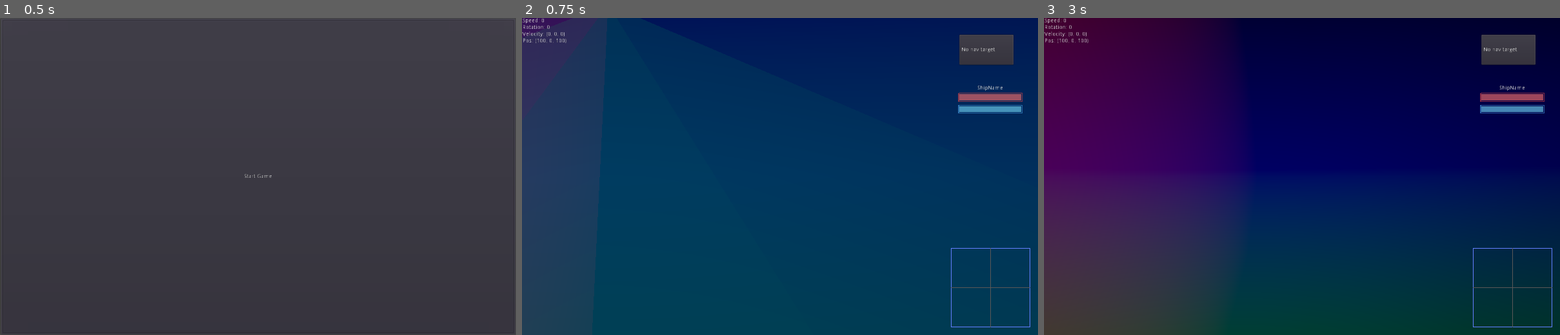
Above: before the commit, frames 1-3 (left to right).
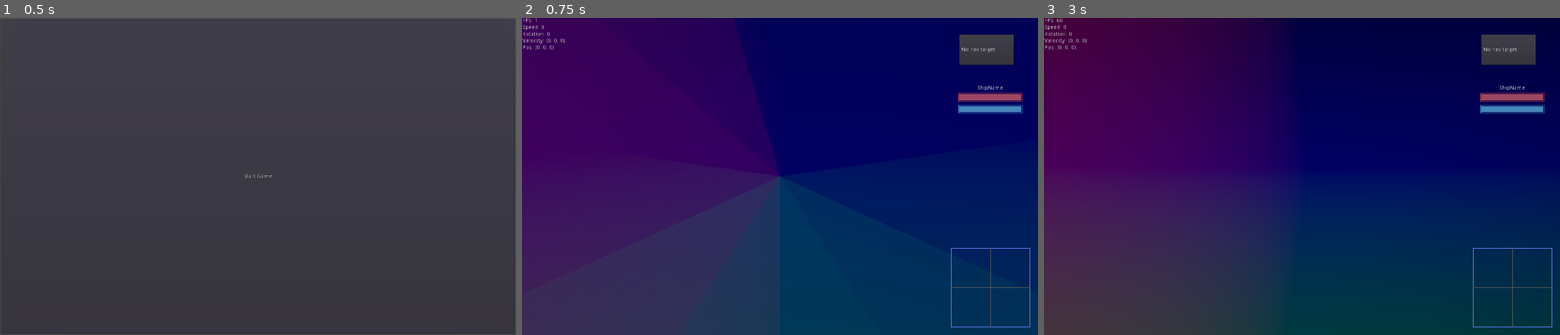
Above: after the commit, the same moments.

Repository: wraitii/WindRider
Game: Godot game, scene res://source/gui/MainMenu.tscn
The game is run twice, just before and just after one commit, with the same random seed, the same clock (stepped at 60 frames per second) and the same inputs.
Inputs:
- Up to frame 1 (0.5 s): no input
- Up to frame 2 (0.75 s): click "Start Game" at 0.5 s
- Up to frame 3 (3 s): tap Enter (ship_dock) at 1.25, 2.1 s; hold Right (ship_rotate_right) 1.28-2.03 s; tap Space (ship_fire, bound only after the commit) at 1.35, 2.3 s; tap Escape (ship_reset_systems) at 2, 2.75 s; hold Down (ship_reverse) 2.03-2.78 s; hold Right (ship_rotate_right) from 2.78 s (still down); tap C (switch_camera) at 2.85 s

Frame 1 is identical in both runs. In frame 2, 76% of the frame differs, in the area x 0-100%, y 0-100%; in frame 3, 7.2%.
Error in both runs: Unable to iterate on object of type 'Nil'. (res://source/game/Galaxy.gd:10)

Commit message:
Early projectile system. Collisions are giving me trouble because they are indeed 3D…

Diff:
--- a/project.godot
+++ b/project.godot
@@ -81,6 +81,11 @@
 "events": [ Object(InputEventKey,"resource_local_to_scene":false,"resource_name":"","device":0,"alt":false,"shift":false,"control":false,"meta":false,"command":false,"pressed":false,"scancode":16777217,"unicode":0,"echo":false,"script":null)
  ]
 }
+ship_fire={
+"deadzone": 0.5,
+"events": [ Object(InputEventKey,"resource_local_to_scene":false,"resource_name":"","device":0,"alt":false,"shift":false,"control":false,"meta":false,"command":false,"pressed":false,"scancode":32,"unicode":0,"echo":false,"script":null)
+ ]
+}
 
 [layer_names]
 
@@ -90,6 +95,7 @@
 
 3d/physics_engine="Bullet"
 3d/default_gravity=0.0
+3d/default_linear_damp=0.0
 3d/default_angular_damp=1.0
 
 [rendering]
--- a/source/Core.gd
+++ b/source/Core.gd
@@ -5,6 +5,7 @@
 const ComponentDataMgr = preload('game/ComponentDataMgr.gd')
 const ShipDataManager = preload('game/ShipDataManager.gd')
 const LandableDataMgr = preload('game/LandableDataMgr.gd')
+const ProjectileDataMgr = preload('game/ProjectileDataMgr.gd')
 
 const GameStatus = preload('game/GameStatus.gd')
 const OutsideWorldSim = preload('game/OutsideWorldSimulator.gd')
@@ -18,6 +19,7 @@
 var galaxy = Galaxy.new()
 var shipsData = ShipDataManager.new()
 var componentsData = ComponentDataMgr.new()
+var projectilesData = ProjectileDataMgr.new()
 var landablesData = LandableDataMgr.new()
 var gameState = GameStatus.new()
 var outsideWorldSim = OutsideWorldSim.new()
@@ -33,7 +35,11 @@
 	gameState.player.setCurrentShip(gameState.playerShip)
 	get_node('/root').add_child(gameState.player)
 
-	gameState.playerShip.teleport('Sol', Vector2(100, 100))
+	gameState.playerShip.teleport('Sol', Vector2(0, 0))
+
+	var otherShip = Ship.instance()
+	otherShip.init('Cycles')
+	otherShip.teleport('Sol', Vector2(0, -50))
 
 func unload_scene():
 	## May happen at the Start
--- a/source/game/CommandManager.gd
+++ b/source/game/CommandManager.gd
@@ -6,10 +6,7 @@
 	pass
 
 func _physics_process(delta):
-
-	var playerCommands = get_node('InGameInput').parse_input()
-	if playerCommands:
-		commands += playerCommands
+	commands += Core.gameState.player.moveCommandProcess()
 
 	for command in commands:
 		var ship = command[0]
--- a/source/game/Component.gd
+++ b/source/game/Component.gd
@@ -1,4 +1,4 @@
-extends Node
+extends Spatial
 
 ## Component
 ## Meta-class for ship components
--- a/source/game/ComponentDataMgr.gd
+++ b/source/game/ComponentDataMgr.gd
@@ -1,33 +1,7 @@
-extends Node
+extends "res://source/lib/DataMgr.gd"
 
-var compData = {} setget __nos, __nog
-
-func _init():
-	var path = 'res://data/ship_components/'
-	var files = IO.list_dir(path, '.json')
-	for f in files:
-		_load_component(path + f)
-
-func _load_component(path):
-	var data = IO.read_json(path)
-
-	if !("name" in data):
-		print("Error: component has no name: " + path)
-		return
-
-	if data['name'] in compData:
-		print('Error: Component name ' + data['name'] + ' already exists.' + path);
-		return
-
-	compData[data['name']] = data
-
-func __nos(a):
-	pass
-func __nog():
+func _init().('Component', 'res://data/ship_components/'):
 	pass
 
-func get(s):
-	if !(s in compData):
-		print("Component data for " + s + " not found")
-		return null
-	return compData[s]
+func _validation(data):
+	return true
--- a/source/game/InGameInput.gd
+++ /dev/null
@@ -1,26 +0,0 @@
-extends Node
-
-func parse_input():
-	var commands = []
-
-	var player = Core.gameState.player
-	if !player:
-		return
-
-	var ship = player.get_current_ship()
-	if !ship:
-		return
-
-	if Input.is_action_pressed("ship_thrust"):
-		commands.push_back('thrust')
-	if Input.is_action_pressed('ship_reverse'):
-		commands.push_back('reverse')
-	elif Input.is_action_pressed('ship_rotate_left'):
-		commands.push_back('rotate_left')
-	elif Input.is_action_pressed('ship_rotate_right'):
-		commands.push_back('rotate_right')
-
-	var ret = []
-	for comm in commands:
-		ret.push_back([ship, comm])
-	return ret
--- a/source/game/OutsideWorldSimulator.gd
+++ b/source/game/OutsideWorldSimulator.gd
@@ -67,9 +67,14 @@
 		if _shipIDsInSystem[from].empty():
 			_shipIDsInSystem.erase(from)
 
-	if shipID == Core.gameState.playerShipID:
-		# so here we would simulate time passing.
-		ship(shipID)._do_unjump()
+	var ship = ship(shipID);
+	if ship.hyperNavigating.method == Enums.HYPERNAVMETHOD.TELEPORTING:
+		ship._do_unjump()
+		return;
+
+	#if shipID == Core.gameState.playerShipID:
+	#	# so here we would simulate time passing.
+	#	ship(shipID)._do_unjump()
 
 func ship_undocked(shipID, at):
 	assert(shipID in _ships)
--- a/source/game/Player.gd
+++ b/source/game/Player.gd
@@ -12,6 +12,26 @@
 	if Input.is_action_just_released('ship_reset_systems'):
 		ship.dockingProcedure = null;
 		ship.navSystem.reset()
+
+	if Input.is_action_just_pressed('ship_fire'):
+		ship.start_firing();
+	elif Input.is_action_just_released('ship_fire'):
+		ship.stop_firing();
+
+func moveCommandProcess():
+	var commands = []
+	if Input.is_action_pressed("ship_thrust"):
+		commands.push_back('thrust')
+	if Input.is_action_pressed('ship_reverse'):
+		commands.push_back('reverse')
+	elif Input.is_action_pressed('ship_rotate_left'):
+		commands.push_back('rotate_left')
+	elif Input.is_action_pressed('ship_rotate_right'):
+		commands.push_back('rotate_right')
+	var ret = []
+	for c in commands:
+		ret.push_back([ship, c])
+	return ret;
 
 func setCurrentShip(s):
 	ship = s;
--- /dev/null
+++ b/source/game/Projectile.gd
@@ -0,0 +1,18 @@
+extends RigidBody
+
+var data;
+
+var lifetime = 0.0;
+
+func init(d):
+	data = d;
+	lifetime = 0.0;
+	get_node('Area').connect('body_entered', self, '_collide')
+
+func _physics_process(delta):
+	lifetime += delta
+	if lifetime >= data['lifetime']:
+		NodeHelpers.queue_delete(self)
+
+func _collide(body):
+	pass
--- /dev/null
+++ b/source/game/Projectile.tscn
@@ -0,0 +1,24 @@
+[gd_scene load_steps=3 format=2]
+
+[ext_resource path="res://source/game/Projectile.gd" type="Script" id=1]
+
+[sub_resource type="SphereShape" id=1]
+
+radius = 0.5
+
+[node name="Projectile" type="RigidBody"]
+input_ray_pickable = false
+collision_layer = 0
+collision_mask = 0
+linear_damp = 0.0
+script = ExtResource( 1 )
+
+[node name="CSGSphere" type="CSGSphere" parent="."]
+radius = 0.5
+radial_segments = 8
+rings = 4
+
+[node name="Area" type="Area" parent="."]
+
+[node name="CollisionShape" type="CollisionShape" parent="Area"]
+shape = SubResource( 1 )
--- /dev/null
+++ b/source/game/ProjectileDataMgr.gd
@@ -0,0 +1,10 @@
+extends "res://source/lib/DataMgr.gd"
+
+func _init().('Projectile', 'res://data/projectiles/'):
+	pass
+
+func _validation(data):
+	if !('type' in data):
+		print("Error: no type in projectile" + data.name)
+		return false
+	return true
--- a/source/game/Ship.gd
+++ b/source/game/Ship.gd
@@ -81,6 +81,22 @@
 		rotate_right(0);
 	elif cross.y < 0:
 		rotate_left(0);
+
+##############################
+##############################
+## Weapons system
+
+func start_firing():
+	var weapons = get_node('WeaponsSystem').get_children();
+	for weapon in weapons:
+		weapon.start_firing();
+	pass
+
+func stop_firing():
+	var weapons = get_node('WeaponsSystem').get_children();
+	for weapon in weapons:
+		weapon.stop_firing();
+	pass
 
 ##############################
 ##############################
@@ -140,7 +156,8 @@
 
 func _jump_out():
 	navSystem.targetNode = null;
-	Core.unload_scene();
+	if ID == Core.gameState.playerShipID:
+		Core.unload_scene();
 	lastSystem = currentSystem
 	currentSystem = null
 	emit_signal('jumped', ID, lastSystem)
@@ -154,12 +171,15 @@
 	if to != currentSystem:
 		hyperNavigating = HypernavigationData.teleport(to, pos)
 		_jump_out()
+
 	else:
 		translation = pos;
 
 func _do_dock(to):
 	dockingProcedure = null;
-	Core.unload_scene()
+	if ID == Core.gameState.playerShipID:
+		Core.unload_scene();
+
 	docking = null
 	dockedAt = to;
 	emit_signal('docked', ID, dockedAt)
@@ -169,7 +189,8 @@
 
 func _do_undock():
 	assert(dockedAt != null)
-	Core.unload_scene()
+	if ID == Core.gameState.playerShipID:
+		Core.unload_scene();
 	docking = DockingData.undock(dockedAt)
 	dockedAt = null;
 	emit_signal('undocked', ID, docking.dock)
--- a/source/game/Ship.tscn
+++ b/source/game/Ship.tscn
@@ -7,32 +7,8 @@
 
 [sub_resource type="SphereShape" id=1]
 
-margin = 0.04
-radius = 1.0
 
 [node name="Ship" type="RigidBody"]
-input_ray_pickable = true
-input_capture_on_drag = false
-collision_layer = 1
-collision_mask = 1
-mode = 0
-mass = 1.0
-gravity_scale = 1.0
-custom_integrator = false
-continuous_cd = false
-contacts_reported = 0
-contact_monitor = false
-sleeping = false
-can_sleep = true
-axis_lock_linear_x = false
-axis_lock_linear_y = false
-axis_lock_linear_z = false
-axis_lock_angular_x = false
-axis_lock_angular_y = false
-axis_lock_angular_z = false
-linear_velocity = Vector3( 0, 0, 0 )
-linear_damp = -1.0
-angular_velocity = Vector3( 0, 0, 0 )
 angular_damp = 1.0
 script = ExtResource( 1 )
 shipDataName = "Cycles"
@@ -42,10 +18,11 @@
 [node name="CollisionShape" type="CollisionShape" parent="."]
 transform = Transform( 1, 0, 0, 0, 0.2, 0, 0, 0, 1, 0, 0.080923, 0 )
 shape = SubResource( 1 )
-disabled = false
 
 [node name="NavSystem" type="Node" parent="."]
 script = ExtResource( 3 )
 
 [node name="ShipStats" type="Node" parent="."]
 script = ExtResource( 4 )
+
+[node name="WeaponsSystem" type="Node" parent="."]
--- a/source/game/ShipStats.gd
+++ b/source/game/ShipStats.gd
@@ -1,6 +1,7 @@
 extends Node
 
 const Component = preload('Component.gd')
+const WeaponSystem = preload('WeaponSystem.tscn')
 
 var shipData;
 
@@ -24,13 +25,20 @@
 	if !cdata:
 		return
 	var comp = Component.new(cdata)
+	self.add_child(comp)
 
-	self.add_child(comp)
+	if 'weapons' in cdata:
+		_create_weapons(comp, cdata);
+
+func _stat_order_value(a):
+	if 'order' in a:
+		return a['order']
+	return 0;
 
 func _sort_stat(a, b):
 	# true if a<b
-	var aa = a['order'] || 0
-	var bb = b['order'] || 0
+	var aa = _stat_order_value(a)
+	var bb = _stat_order_value(b)
 	return aa <= bb
 
 func _get_stat_effect(stat):
@@ -74,3 +82,9 @@
 		for item in statsList[stat]:
 			val = _parse_stat_value(val, item);
 		stats[stat] = val;
+
+func _create_weapons(comp, data):
+	for weap in data['weapons']:
+		var weapon = WeaponSystem.instance()
+		weapon.init(comp, get_parent(), weap)
+		get_parent().get_node('WeaponsSystem').add_child(weapon)
--- a/source/game/Speed.gd
+++ b/source/game/Speed.gd
@@ -7,7 +7,8 @@
 	var ship = Core.gameState.player.get_current_ship()
 
 	if !ship: return
-	var txt = "Speed: " + str(ship.get_linear_velocity().length()) + "\n"
+	var txt = "FPS: " + str(Engine.get_frames_per_second()) + "\n"
+	txt += "Speed: " + str(ship.get_linear_velocity().length()) + "\n"
 	txt += "Rotation: " + str(ship.get_angular_velocity().length()) + "\n"
 	txt += "Velocity: " + str(ship.get_linear_velocity()) + "\n"
 	txt += "Pos: " + str(ship.translation)
--- /dev/null
+++ b/source/game/WeaponSystem.gd
@@ -0,0 +1,52 @@
+extends Spatial
+const Projectile = preload('Projectile.tscn')
+
+var ownerShip = null;
+var ownerComponent = null;
+var weaponData;
+
+var firing = false;
+var firingData = null
+
+func init(c, s, d):
+	ownerShip = s;
+	ownerComponent = c;
+	weaponData = d;
+
+func start_firing():
+	firing = true
+	if firingData:
+		return;
+	firingData = Timer.new()
+	firingData.process_mode = Timer.TIMER_PROCESS_PHYSICS;
+	firingData.one_shot = true
+	firingData.connect('timeout', self, '_fire_timeout')
+	add_child(firingData)
+	_fire_timeout()
+
+func stop_firing():
+	firing = false;
+
+func _fire_timeout():
+	if !firing:
+		remove_child(firingData)
+		firingData = null;
+		return;
+	_fire();
+	firingData.start(weaponData['repeat_rate']/1000.0)
+
+func _fire():
+	match weaponData.type:
+		'projectile':
+			_fire_projectile();
+
+func _fire_projectile():
+	var data = Core.projectilesData.get(weaponData.kind)
+
+	var proj = Projectile.instance()
+	proj.init(data)
+
+	var angle = ownerShip.transform.basis.xform(Vector3(0,0,-1))
+	proj.apply_central_impulse(ownerShip.linear_velocity + angle * 100);
+	proj.translation = ownerShip.translation + angle*2
+	Core.gameState.currentScene.add_child(proj)
--- /dev/null
+++ b/source/game/WeaponSystem.tscn
@@ -0,0 +1,6 @@
+[gd_scene load_steps=2 format=2]
+
+[ext_resource path="res://source/game/WeaponSystem.gd" type="Script" id=1]
+
+[node name="WeaponSystem" type="Spatial"]
+script = ExtResource( 1 )
--- a/source/game/ingame.tscn
+++ b/source/game/ingame.tscn
@@ -1,13 +1,12 @@
-[gd_scene load_steps=12 format=2]
+[gd_scene load_steps=11 format=2]
 
 [ext_resource path="res://source/game/ingame.gd" type="Script" id=1]
 [ext_resource path="res://source/game/Camera.gd" type="Script" id=2]
 [ext_resource path="res://source/game/CommandManager.gd" type="Script" id=3]
-[ext_resource path="res://source/game/InGameInput.gd" type="Script" id=4]
-[ext_resource path="res://source/game/Speed.gd" type="Script" id=5]
-[ext_resource path="res://source/game/gui/NavSystem.tscn" type="PackedScene" id=6]
-[ext_resource path="res://source/game/gui/Radar.tscn" type="PackedScene" id=7]
-[ext_resource path="res://source/game/gui/ShipStatusGUI.tscn" type="PackedScene" id=8]
+[ext_resource path="res://source/game/Speed.gd" type="Script" id=4]
+[ext_resource path="res://source/game/gui/NavSystem.tscn" type="PackedScene" id=5]
+[ext_resource path="res://source/game/gui/Radar.tscn" type="PackedScene" id=6]
+[ext_resource path="res://source/game/gui/ShipStatusGUI.tscn" type="PackedScene" id=7]
 
 [sub_resource type="ImageTexture" id=1]
 
@@ -37,9 +36,6 @@
 [node name="CommandManager" type="Node" parent="."]
 script = ExtResource( 3 )
 
-[node name="InGameInput" type="Node" parent="CommandManager"]
-script = ExtResource( 4 )
-
 [node name="WorldEnvironment" type="WorldEnvironment" parent="."]
 environment = SubResource( 3 )
 
--- a/source/lib/IO.gd
+++ b/source/lib/IO.gd
@@ -13,6 +13,16 @@
 	dir.list_dir_begin()
 	var file_name = dir.get_next()
 	while (file_name != ""):
+		if file_name.begins_with('.'):
+			file_name = dir.get_next()
+			continue;
+		if dir.current_is_dir():
+			var dret = list_dir(dirPath + file_name, ext)
+			for a in dret:
+				ret.push_back(file_name + '/' + a)
+			print(ret)
+			file_name = dir.get_next()
+			continue
 		if ext == null || file_name.ends_with(ext):
 			ret.push_back(file_name)
 		file_name = dir.get_next()
Not shown: 3 places in source/game/ingame.tscn that only renumber resources
